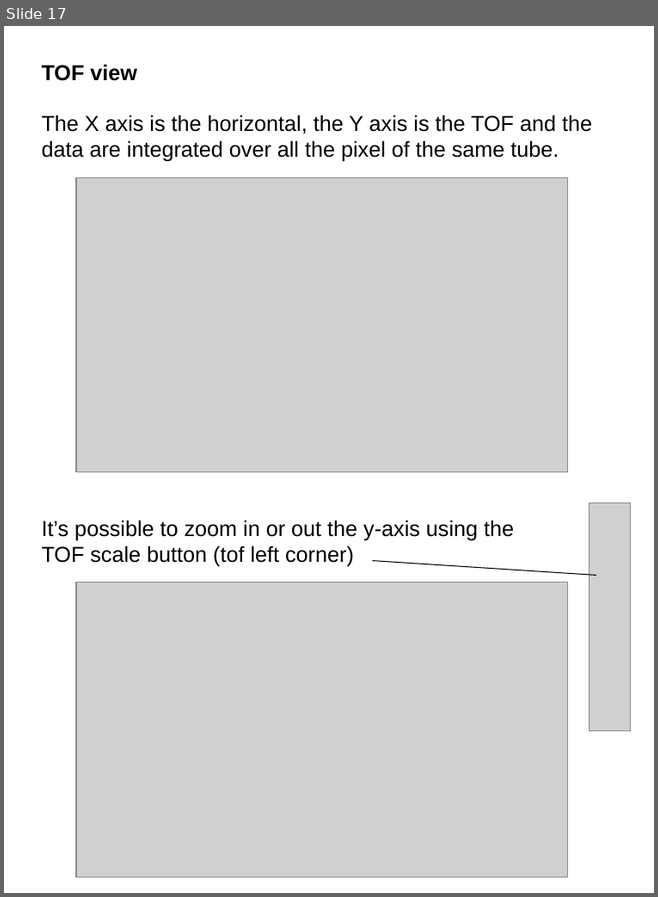
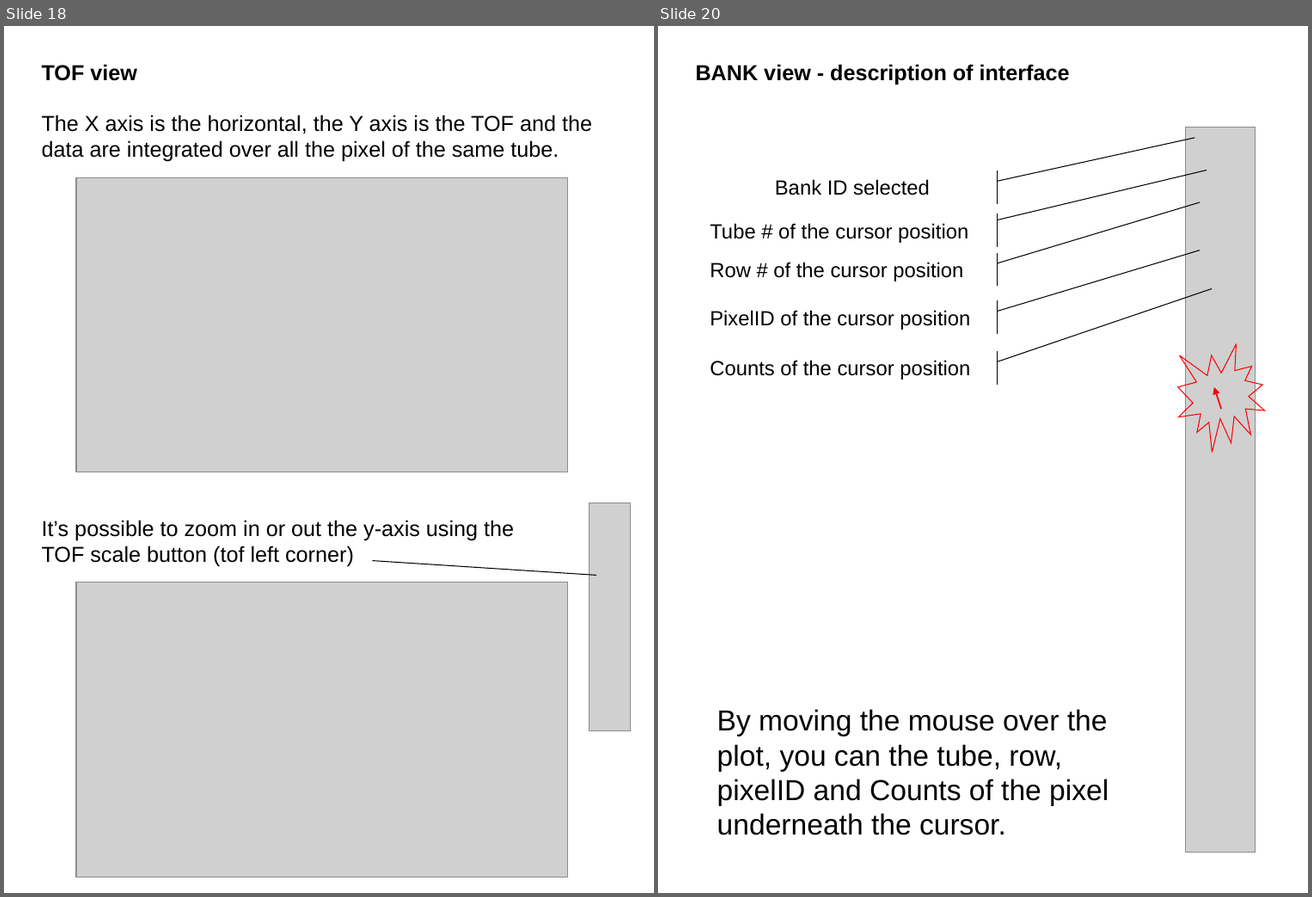
Before and after one commit to ornl-ndav/IdlGui, a slide deck: 1.0/doc/plotARCS_manual.ppt. Shown side by side, each under a label of ours: slide 17 before the commit, slides 18 and 20 after it; the slides between them are not shown. The pictures are 658x897 and 1312x897 pixels, drawn with LibreOffice and Linux fonts; fonts in the diff are those of the drawing; grey boxes stand for pictures. Boxes give left, top, right and bottom in pixels: in the first picture for what was removed or moved away, otherwise in the second. Text is boxed around its words. In the diff, an @@ line names an element or a change of style, - is before the commit and + after.

```diff
--- a/1.0/doc/plotARCS_manual.ppt
+++ b/1.0/doc/plotARCS_manual.ppt
@@ slide 20 added at bbox=[658, 26, 1308, 893], background #FFFFFF @@
@@ text added at bbox=[696, 64, 1070, 85], 18 pt, text #000000, bold @@
+BANK view - description of interface
@@ picture added at bbox=[1185, 127, 1255, 852] @@
@@ freeform shape added at bbox=[766, 170, 990, 205], outline #000000 0.74 pt, 17 pt, text #000000 @@
+Bank ID selected
@@ freeform shape added at bbox=[701, 214, 990, 248], outline #000000 0.74 pt, 17 pt, text #000000 @@
+Tube # of the cursor position
@@ freeform shape added at bbox=[701, 252, 990, 286], outline #000000 0.74 pt, 17 pt, text #000000 @@
+Row # of the cursor position
@@ freeform shape added at bbox=[701, 301, 990, 335], outline #000000 0.74 pt, 17 pt, text #000000 @@
+PixelID of the cursor position
@@ freeform shape added at bbox=[701, 351, 990, 385], outline #000000 0.74 pt, 17 pt, text #000000 @@
+Counts of the cursor position
@@ irregular seal added at bbox=[1178, 344, 1265, 453], outline #FF0000 0.74 pt @@
@@ arrow added from (1221, 410) to (1214, 387), #FF0000 1.25 pt @@
@@ text added at bbox=[717, 709, 1109, 835], 24 pt, text #000000 @@
+By moving the mouse over the plot, you can the tube, row, pixelID and Counts of the pixel underneath the cursor.
@@ what was slide 17 is now slide 18 @@
```
Also in this commit, not shown: 4 slides changed, 6 other slides added, 1 slide removed.
